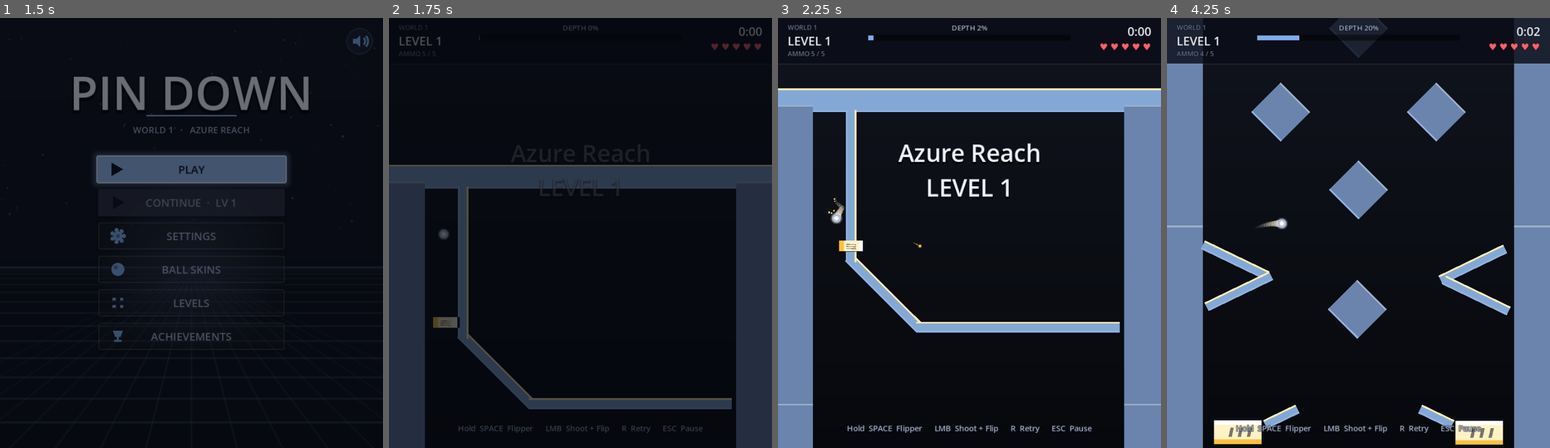
Above: before the commit, frames 1-4 (left to right).
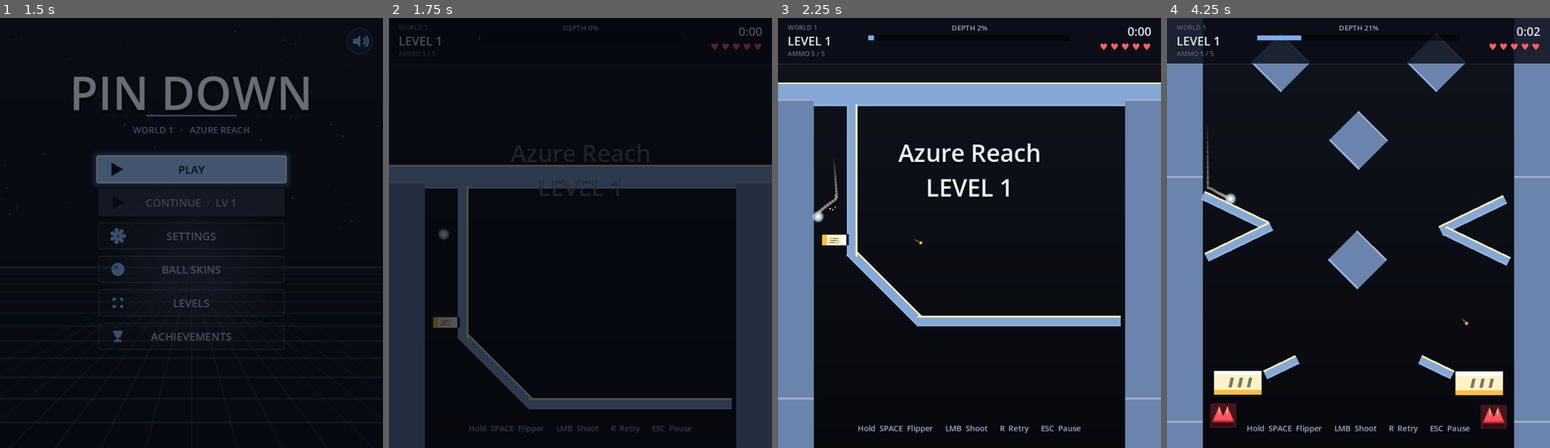
Above: after the commit, the same moments.

Repository: YonatanBenezra/InfinitePong
Game: Godot game, scene res://scenes/ui/splash.tscn
Two runs of this game, one before a commit and one after it. Both use one fixed random seed, a clock stepped at 60 frames per second and the inputs below.
Inputs (mouse positions are in pixels of both pictures, inside the frame that each line leads up to):
- Up to frame 1 (1.5 s): tap Enter at 0.5 s; move the mouse to (275, 211) at 0.52 s; hold Space (flipper) 0.53-1.25 s; click (275, 211) at 0.8 s; click "PLAY" at 1.25 s
- Up to frame 2 (1.75 s): no input
- Up to frame 3 (2.25 s): drag from (892, 254) to (950, 319) at 2.02 s
- Up to frame 4 (4.25 s): move the mouse to (1396, 138) at 2.77 s; hold Space (flipper) 2.78-3.5 s; click (1396, 138) at 3.05 s; drag from (1339, 319) to (1243, 168) at 3.52 s

Frame 1 is identical in both runs. In frame 2, 0.3% of the frame differs, in the area x 13-82%, y 70-97%; in frame 3, 8.1%; in frame 4, 17%, in the area x 0-100%, y 0-100%.

Commit message:
Add web export preset and refine ball physics for improved gameplay
- Introduced a new export preset for the Web platform in export_presets.cfg, including various export options and settings.
- Updated ball physics properties in ball.tscn and ball.gd to enhance rolling behavior, including adjustments to friction, bounce, gravity scale, and damping.
- Improved ball movement mechanics with a new stuck timer to prevent the ball from getting permanently stuck on flat surfaces.
- Refined shooting controls in game_controller.gd by removing redundant comments for clarity.

Diff:
--- a/project.godot
+++ b/project.godot
@@ -43,7 +43,6 @@
 flipper={
 "deadzone": 0.5,
 "events": [Object(InputEventKey,"resource_local_to_scene":false,"resource_name":"","device":-1,"window_id":0,"alt_press …(191 unchanged characters)…
-, Object(InputEventMouseButton,"resource_local_to_scene":false,"resource_name":"","device":-1,"window_id":0,"alt_pressed":false,"shift_pressed":false,"ctrl_pressed":false,"meta_pressed":false,"button_mask":0,"position":Vector2(0, 0),"global_position":Vector2(0, 0),"factor":1.0,"button_index":1,"canceled":false,"pressed":false,"double_click":false,"script":null)
 ]
 }
 restart={
@@ -78,4 +77,6 @@
 [rendering]
 
 rendering_device/driver.windows="d3d12"
+renderer/rendering_method="gl_compatibility"
+renderer/rendering_method.mobile="gl_compatibility"
 environment/defaults/default_clear_color=Color(0.08, 0.09, 0.14, 1)
--- a/scenes/ball/ball.tscn
+++ b/scenes/ball/ball.tscn
@@ -3,8 +3,8 @@
 [ext_resource type="Script" uid="uid://cihgygx15nv01" path="res://scripts/ball/ball.gd" id="1"]
 
 [sub_resource type="PhysicsMaterial" id="PhysicsMaterial_ball"]
-friction = 0.1
-bounce = 0.5
+friction = 0.85
+bounce = 0.35
 
 [sub_resource type="CircleShape2D" id="CircleShape2D_ball"]
 radius = 6.5
@@ -13,11 +13,11 @@
 collision_layer = 2
 mass = 0.32
 physics_material_override = SubResource("PhysicsMaterial_ball")
-gravity_scale = 0.4875
+gravity_scale = 0.55
 can_sleep = false
 continuous_cd = 2
-linear_damp = 0.06
-angular_damp = 1.4
+linear_damp = 0.18
+angular_damp = 0.4
 script = ExtResource("1")
 max_speed = 750.0
 
--- a/scripts/ball/ball.gd
+++ b/scripts/ball/ball.gd
@@ -1,18 +1,37 @@
 extends RigidBody2D
-## Physics ball: momentum-based movement with stability clamps + trail.
+## Physics ball: momentum-based rolling movement with stability clamps + trail.
 ##
-## - max_speed: hard cap on velocity magnitude to keep the physics stable.
-## - min_speed_when_moving: if the ball is moving but slower than this,
-##   it gets a tiny nudge in its current direction to avoid resting.
-## - spawn_impulse: initial downward+sideways push so the ball is never
-##   stuck on the very first frame.
+## Design intent (rolling, not pinball):
+##  - Low restitution + high friction in the PhysicsMaterial so the ball
+##    grips surfaces and naturally rolls instead of skipping.
+##  - Per-step, contact-aware sliding: shallow / slow contacts have their
+##    residual normal velocity damped so the ball slides along the slope
+##    instead of micro-bouncing. Steep, fast contacts keep the full
+##    elastic bounce so flipper kicks and wall ricochets still feel
+##    snappy.
+##  - A patient stuck-timer replaces the old per-frame anti-rest nudge:
+##    only after the ball has truly stopped for ~0.4 s does a tiny
+##    downward kick fire, so flat ledges still resolve but rolling does
+##    not get jittered by random horizontal pushes.
+##  - max_speed: hard cap on velocity magnitude to keep the physics stable.
+##  - spawn_impulse: initial downward+sideways push so the ball is never
+##    stuck on the very first frame.
 
 @export var max_speed: float = 900.0
 ## Hard cap on spin so a strong glancing hit can't set the ball spinning
-## wildly (kept low because the ball is a circle — visible spin is noise).
-@export var max_angular_speed: float = 18.0
-@export var min_falling_speed: float = 33.75
-@export var min_horizontal_drift: float = 22.5
+## wildly. Bumped up vs. the old value because we now want the ball to
+## actually look like it's rolling — friction will give it real spin.
+@export var max_angular_speed: float = 28.0
+## After this long sitting essentially still, a tiny gravity-aligned
+## nudge fires so the ball never gets permanently parked on a flat
+## ledge. Replaces the old per-frame jitter so a slowly rolling ball is
+## NOT yanked around.
+@export var stuck_release_seconds: float = 0.4
+## Speed below which the stuck timer counts up.
+@export var stuck_speed_threshold: float = 18.0
+## Per-step velocity added downward once the stuck timer trips. Small
+## on purpose — gravity does the heavy lifting after the first nudge.
+@export var stuck_release_impulse: float = 90.0
 @export var radius: float = 6.5
 @export var ball_color: Color = Color(1.0, 0.97, 0.78)
 @export var ball_glow_color: Color = Color(1.0, 0.85, 0.35, 0.5)
@@ -21,14 +40,35 @@
 ## Above this speed at the moment of impact, the contact is treated as a
 ## ricochet (distinct audio cue) rather than a generic thud.
 @export var ricochet_speed_threshold: float = 675.0
-@export var trail_length: int = 14
-@export var trail_color: Color = Color(1.0, 0.9, 0.45, 0.55)
+## Trail point capacity. Higher = longer streak. Each _process tick
+## records the ball's current position, so trail length in seconds is
+## roughly trail_length / frame_rate.
+@export var trail_length: int = 28
+## Trail thickness at the ball end. Tapers to ~0 at the tail.
+@export var trail_width: float = 4.0
+@export var trail_color: Color = Color(1.0, 0.9, 0.45, 0.7)
 @export var spawn_impulse: Vector2 = Vector2(0, 90)
+
+## A contact whose normal makes a smaller angle than this with the ball's
+## incoming velocity is treated as a SHALLOW (slide) contact. Computed
+## as |v · n| / |v|: 0 = velocity parallel to surface, 1 = head-on.
+## 0.72 ≈ 44° — anything shallower than that rolls/slides instead of
+## bouncing, anything steeper keeps its full elastic bounce.
+@export var slide_perpendicularity_threshold: float = 0.72
+## A slow impact (post-bounce normal speed below this) is always treated
+## as a slide regardless of angle, so the ball can settle into a roll on
+## flat or gently-angled ledges without jittering.
+@export var slide_speed_threshold: float = 180.0
 
 var _trail_points: Array[Vector2] = []
 var _last_hit_time: float = -1.0
 var _skin: Dictionary = {}
 var _skin_time: float = 0.0
+## Tracks how long the ball has been sitting essentially still. While
+## > stuck_release_seconds the integrate-forces step injects a tiny
+## downward velocity so the player can always make progress on flat
+## terrain. Reset to 0 the moment real motion returns.
+var _stuck_timer: float = 0.0
 ## Set by a glue hazard when it captures the ball. While non-null, the
 ## ball renders an aim trail toward the mouse so the player can pick
 ## a launch direction.
@@ -55,12 +95,51 @@
 	# Clamp spin after strong/glancing hits.
 	if absf(state.angular_velocity) > max_angular_speed:
 		state.angular_velocity = signf(state.angular_velocity) * max_angular_speed
-	# Anti-rest nudge: if the ball is essentially stationary, give it
-	# a small downward kick so gravity has something to amplify and
-	# the player is never permanently stuck on a flat ledge.
-	if absf(v.y) < min_falling_speed and absf(v.x) < min_horizontal_drift:
-		state.linear_velocity.y += min_falling_speed * 6.0 * state.step
-		state.linear_velocity.x += (randf() - 0.5) * min_horizontal_drift * 4.0 * state.step
+
+	# Contact-aware response. The physics solver has already reflected
+	# our velocity off any contacted surface this step (PhysicsMaterial
+	# bounce keeps a real pop for genuine ricochets). For shallow / slow
+	# contacts we want a pure SLIDE — roll/skim along the surface with
+	# no normal residue — so we project out the outward-normal component.
+	# For steep / fast contacts we leave the reflected velocity alone so
+	# flipper kicks and wall ricochets still feel snappy.
+	var contact_count := state.get_contact_count()
+	if contact_count > 0 and v.length_squared() > 1.0:
+		var changed := false
+		for i in contact_count:
+			var n := state.get_contact_local_normal(i)
+			if n == Vector2.ZERO:
+				continue
+			var v_normal := v.dot(n)
+			if v_normal <= 0.0:
+				continue  # already heading into / parallel to the surface
+			var v_len := v.length()
+			var perpendicularity: float = v_normal / v_len  # 0=tangent, 1=head-on
+			var steep := perpendicularity > slide_perpendicularity_threshold
+			var fast := v_normal > slide_speed_threshold
+			if steep and fast:
+				continue  # genuine bounce — let it ride
+			# Slide: strip the outward-normal component, keep tangent.
+			# Mild residual normal pop (5%) prevents the ball from
+			# being glued to the surface and missing the next gravity
+			# integration when the contact is a ledge corner.
+			v = v - n * v_normal * 0.95
+			changed = true
+		if changed:
+			state.linear_velocity = v
+
+	# Patient anti-rest nudge: only kick the ball when it has truly
+	# stopped moving for a sustained moment. The old per-frame jitter
+	# is what made shallow rolls feel chaotic — this never fires while
+	# the ball is rolling.
+	if v.length() < stuck_speed_threshold:
+		_stuck_timer += state.step
+		if _stuck_timer >= stuck_release_seconds:
+			state.linear_velocity.y += stuck_release_impulse * state.step
+			# Reset partway so we re-arm if the ball settles again.
+			_stuck_timer = stuck_release_seconds * 0.5
+	else:
+		_stuck_timer = 0.0
 
 
 func _process(delta: float) -> void:
@@ -119,6 +198,7 @@
 	PhysicsServer2D.body_set_state(rid, PhysicsServer2D.BODY_STATE_ANGULAR_VELOCITY, 0.0)
 	_last_hit_time = -1.0
 	_trail_points.clear()
+	_stuck_timer = 0.0
 	# Any previous glue capture is meaningless after a full reset; clearing
 	# this stops the aim trail from drawing on a re-spawned ball.
 	_glue_owner = null
@@ -138,15 +218,7 @@
 
 
 func _draw() -> void:
-	# Trail (oldest = most faded + smallest).
-	var n := _trail_points.size()
-	for i in range(n - 1, 0, -1):
-		var t := float(i) / float(maxi(n - 1, 1))
-		var alpha := (1.0 - t) * trail_color.a
-		var r := radius * (1.0 - t * 0.85)
-		var p := to_local(_trail_points[i])
-		var c := Color(trail_color.r, trail_color.g, trail_color.b, alpha)
-		draw_circle(p, r, c)
+	_draw_trail()
 	# Skinned body. Falls back to the plain ball when no skin is applied.
 	if _skin.is_empty():
 		draw_circle(Vector2.ZERO, radius + 4.0, ball_glow_color)
@@ -158,6 +230,32 @@
 	# ball will launch, even when the body is mid-skin animation.
 	if _glue_owner != null and is_instance_valid(_glue_owner):
 		_draw_glue_aim()
+
+
+## Continuous fading line trail. Each consecutive pair of trail samples
+## is drawn as one antialiased segment whose width tapers and whose alpha
+## falls off toward the tail. This reads as a smooth painted ribbon
+## instead of the old dot string, and inherits its colour from the
+## active ball skin (apply_skin overwrites trail_color).
+func _draw_trail() -> void:
+	var n := _trail_points.size()
+	if n < 2:
+		return
+	# Front of the array is the newest sample (see _process). Render from
+	# tail to head so the brightest, thickest segment sits closest to the
+	# ball and naturally overlaps the older fainter ones.
+	for i in range(n - 1, 0, -1):
+		# t = 0 at the freshest segment, t ≈ 1 at the oldest.
+		var t := float(i) / float(n - 1)
+		var ease_t := t * t                       # cubic-ish falloff feels softer
+		var alpha := (1.0 - ease_t) * trail_color.a
+		if alpha <= 0.01:
+			continue
+		var width: float = maxf(trail_width * (1.0 - t * 0.85), 0.5)
+		var c := Color(trail_color.r, trail_color.g, trail_color.b, alpha)
+		var p_new := to_local(_trail_points[i - 1])
+		var p_old := to_local(_trail_points[i])
+		draw_line(p_old, p_new, c, width, true)
 
 
 ## Renders a fading dotted trail (with an arrowhead) from the ball toward
--- a/scripts/game/game_controller.gd
+++ b/scripts/game/game_controller.gd
@@ -258,7 +258,7 @@
 
 	# Controls hint along the bottom — fades out after each level start.
 	_hint = _hud_label(
-		"Hold  SPACE  Flipper      LMB  Shoot + Flip      R  Retry      ESC  Pause",
+		"Hold  SPACE  Flipper      LMB  Shoot      R  Retry      ESC  Pause",
 		13, UITheme.TEXT_DIM, HORIZONTAL_ALIGNMENT_CENTER)
 	_hint.anchor_right = 1.0
 	_hint.anchor_top = 1.0
@@ -353,8 +353,6 @@
 		return
 	if event.is_action_pressed("shoot") and _state == State.PLAYING:
 		_try_shoot()
-		# Don't consume — flippers still poll the same press as the
-		# "flipper" action and must keep working.
 
 
 # --- Pause ---------------------------------------------------------------
--- a/scripts/hazards/hazard_glue.gd
+++ b/scripts/hazards/hazard_glue.gd
@@ -1,8 +1,8 @@
 extends Area2D
 ## Glue trap: catches the ball on contact and holds it in place. While
 ## stuck, the player aims with the mouse — the ball draws an aim trail
-## toward the cursor — and pressing the flipper input (LMB / SPACE)
-## launches the ball with force in the aim direction.
+## toward the cursor — and pressing the flipper input (SPACE) launches
+## the ball with force in the aim direction.
 ##
 ## "Launch" here means assigning the ball a velocity; nothing is shot.
 ##
Not shown, changed: export_presets.cfg
